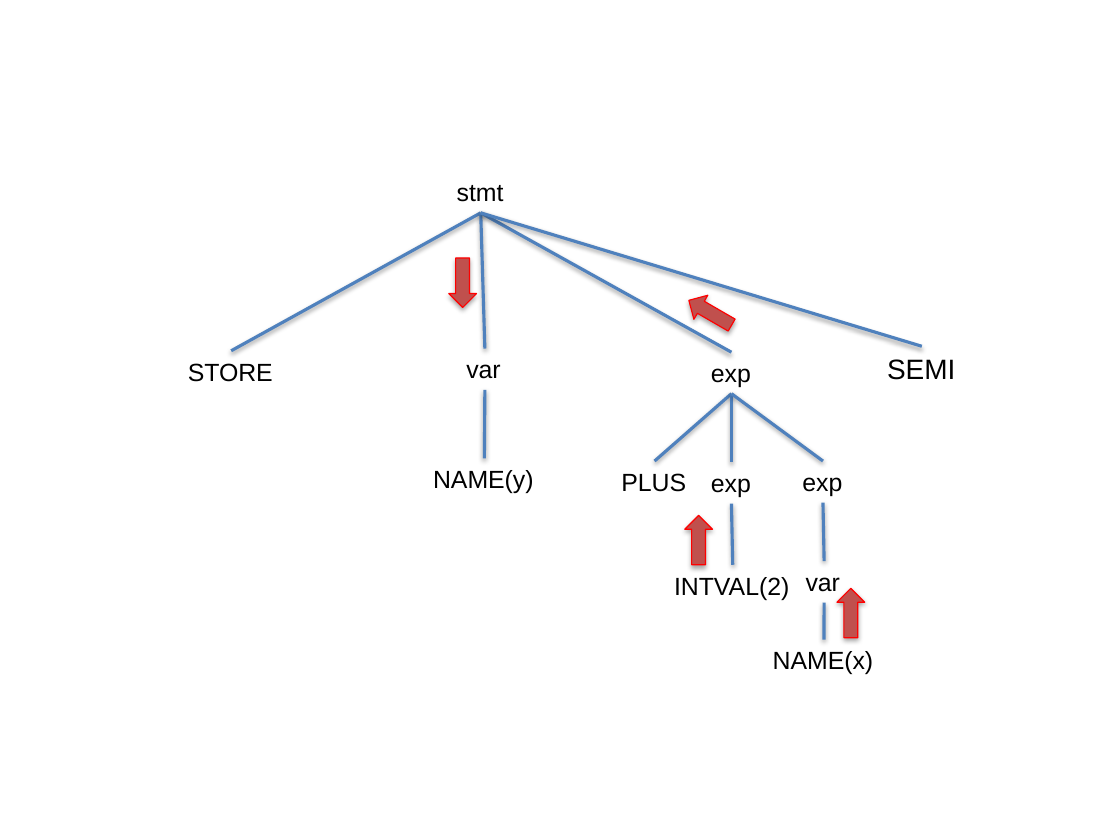
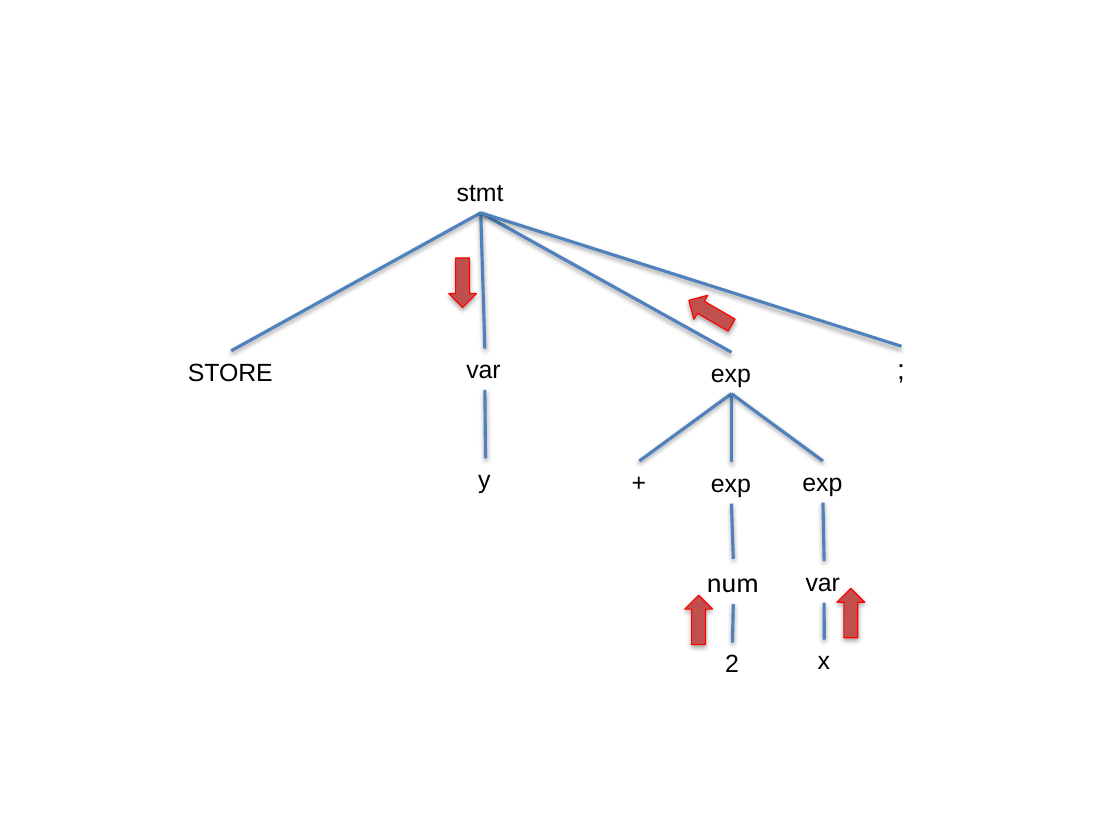
Before and after one commit to tiernanduvallygit/plipy, a slide deck: slide 1 of Notebooks/figures/chap03/1/figure.pptx. Drawn at 1120x840 pixels with LibreOffice and Linux fonts; fonts in the diff are those of the drawing. Boxes give left, top, right and bottom in pixels: in the first picture for what was removed or moved away, otherwise in the second. Text is boxed around its words. In the diff, an @@ line names an element or a change of style, - is before the commit and + after.

```diff
--- a/Notebooks/figures/chap03/1/figure.pptx
+++ b/Notebooks/figures/chap03/1/figure.pptx
@@ line moved from (480, 213) - (922, 346) to (480, 213) - (902, 346) @@
@@ text at <box>887,359,955,380</box>: text changed @@
-SEMI
+;
@@ line moved from (731, 394) - (654, 461) to (731, 394) - (640, 461) @@
@@ text at <box>478,475,490,493</box>: text changed @@
-NAME(y)
+y
@@ text at <box>621,473,686,492</box>: text changed @@
-PLUS
++
@@ line moved from (731, 504) - (732, 564) to (731, 504) - (734, 559) @@
@@ up arrow: place and size @@
-up arrow at <box>684,515,712,564</box>
+up arrow at <box>684,595,712,644</box>
@@ text added at <box>707,578,759,593</box>, 18 pt, text #000000 @@
+num
@@ line added from (734, 604) to (732, 643), #4F81BD 2 pt @@
@@ text at <box>725,654,739,672</box>: text changed @@
-INTVAL(2)
+2
@@ text at <box>818,656,830,669</box>: text changed @@
-NAME(x)
+x
```
Also in this commit, not shown: 13 other files.
